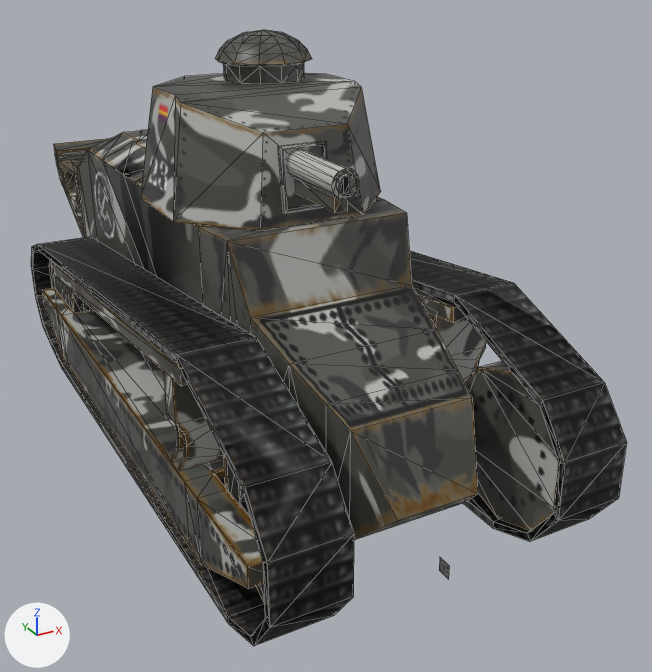
Two versions of the COLLADA model republicans/objects3d/ESR/esrRFT17.dae, one commit apart.
Before and after are seen from a 50 mm camera at (-20.4, -50.2, 27.0) aimed at (4.8, -4.4, 4.1). The lights are fixed; the arrows at lower left show +X, +Y and +Z. Mesh edges are drawn as thin lines. Where no turn or scale is listed for an object, it has been applied to the vertices. Vertices at the same position are counted once.

In view in the first picture: 'barrel', 'base', 'frontwheel', 'tracks1', 'turret'.
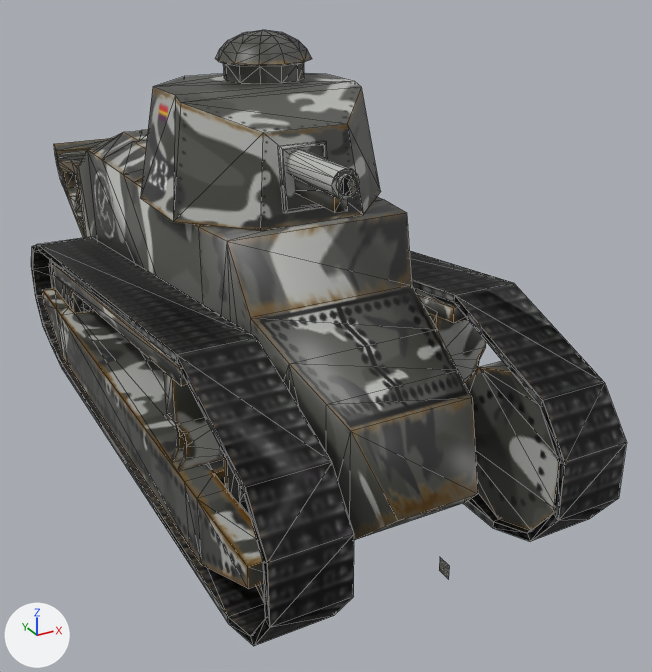
Where the change shows, as pixel boxes [x1, y1, x2, y2] in the pictures (652 x 672 px; the box of a moved part takes in the faces that stretch with it):
'base', shading changed: [53, 144, 482, 528] in both
part 2 of me_barrel, moved or reshaped: [336, 174, 358, 196] in both
part 3 of me_barrel, moved or reshaped: [286, 149, 359, 200] in both
part 4 of me_barrel, deleted (black): before [294, 178, 348, 213]
part 5 of me_barrel, added (black): after [294, 178, 348, 213]

The change, as a list of edits to the scene's bpy script:
```text
Change me_base:
    where me_base.from_pydata(...)  # 397 vertices, 738 faces; spans x -84.0..104.0, y -32.0..32.0, z 3.0..55.0
    used by ob_base; location = (-0.03, 0.01, 0.0); rotation_euler = (0.0, 0.0, 1.571), in degrees (0, 0, 90); scale = (0.279, 0.279, 0.279)
    me_base part 1: its shading normals changed
Change me_barrel:
    used by ob_barrel; parent = ob_sleeve; location = (-0.0127, 0.0, 0.0); rotation_euler = (1.571, 0.0, 0.0), in degrees (90, 0, 0); scale = (0.279, 0.279, 0.279)
    remove me_barrel.from_pydata(...)  # 56 vertices, 78 faces; spans x -16.6..9.0, y -3.7..3.7, z -2.5..2.5
    add me_barrel.from_pydata(...)  # 56 vertices, 78 faces; spans x -16.6..9.0, y -2.5..2.5, z -3.7..3.7
    me_barrel part 2: the loose piece of 24 vertices spanning x -16.6..-15.7, y -0.5..2.9, z -1.7..1.7 is turned 90 degrees about the x axis through the mesh origin
    me_barrel part 3: the loose piece of 24 vertices spanning x -15.8..9.0, y -1.4..3.7, z -2.5..2.5 is turned 90 degrees about the x axis through the mesh origin
    me_barrel part 4: the loose piece of 8 vertices spanning x -14.4..1.6, y -3.7..-0.1, z -1.2..1.2 is deleted
    me_barrel part 5: 8 vertices added at x -14.4..1.6, y -1.2..1.2, z -3.7..-0.1
```
